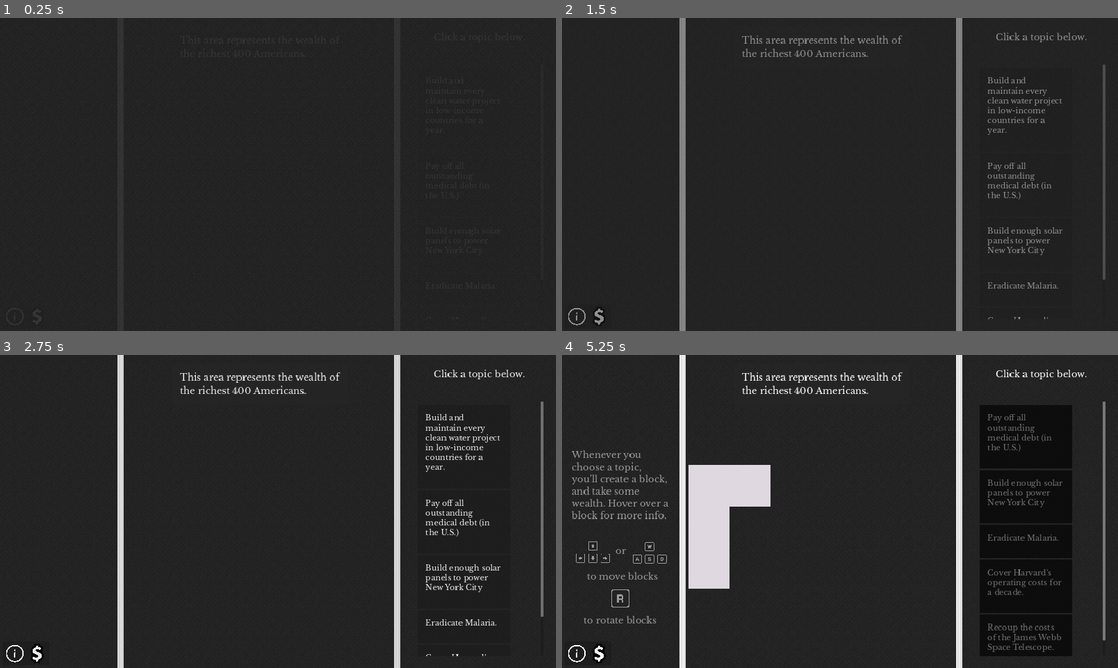
Above: before the commit, frames 1-4 (two rows, left to right).
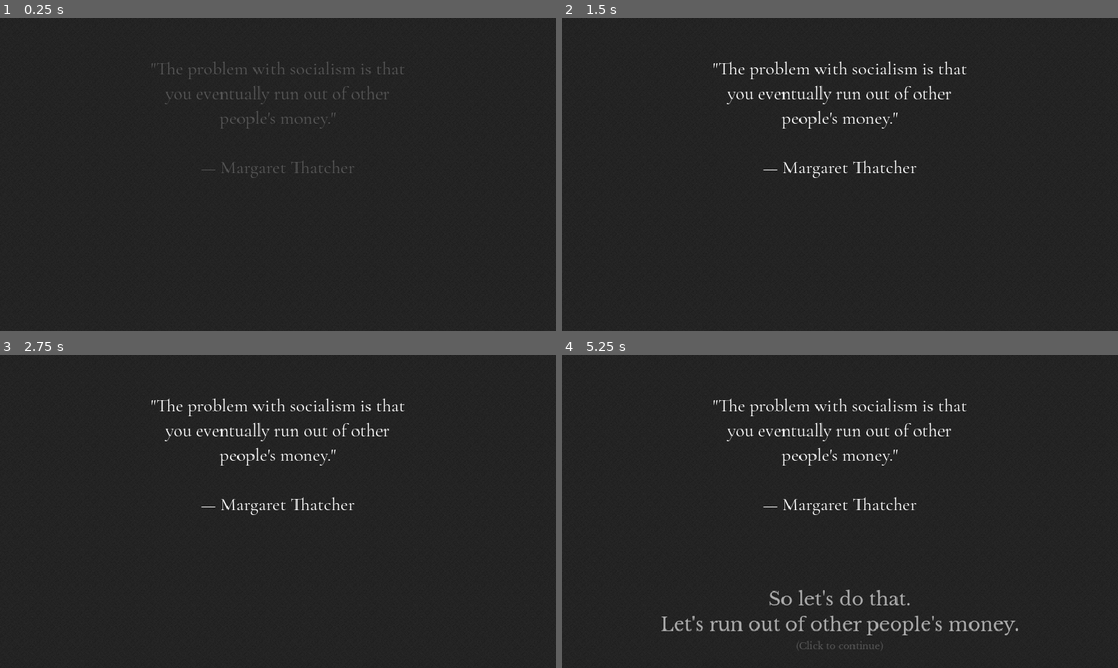
Above: after the commit, the same moments.

Repository: kksgandhi/other-peoples-money
Game: Godot game, scene res://scenes/game.tscn
The game is run twice, just before and just after one commit, with the same random seed, the same clock (stepped at 60 frames per second) and the same inputs.
Inputs (mouse positions are in pixels of both pictures, inside the frame that each line leads up to):
- Up to frame 1 (0.25 s): no input
- Up to frame 2 (1.5 s): tap A at 0.5, 1.25 s; move the mouse to (962, 158) at 0.52 s; hold Right (right) 0.53-1.28 s; tap S (rotate) at 0.6, 1.35 s; click (962, 158) at 0.67 s; move the mouse to (728, 190) at 1.27 s; hold Left (left) from 1.28 s (still down)
- Up to frame 3 (2.75 s): tap A at 2 s; move the mouse to (333, 442) at 2.02 s; release Left (left) at 2.03 s; hold Right (right) from 2.03 s (still down); tap S (rotate) at 2.1 s
- Up to frame 4 (5.25 s): tap A at 2.75, 4.25, 5 s; move the mouse to (812, 574) at 2.77 s; tap S (rotate) at 2.85, 4.35, 5.1 s; click (812, 574) at 2.92 s; release Right (right) at 3.5 s; click (1023, 445) at 3.52 s; move the mouse to (1006, 558) at 4.27 s; hold Left (left) from 4.28 s (still down); move the mouse to (673, 464) at 5.02 s

The runs differ from the first frame. In frame 1, 0.8% of the frame differs, in the area x 27-73%, y 14-52%; in frame 2, 5.6%; in frame 3, 5.9%; in frame 4, 14%, in the area x 1-98%, y 0-100%.

Commit message:
do not hide sidebar text

Diff:
--- a/game/scenes/globals.gd
+++ b/game/scenes/globals.gd
@@ -6,7 +6,7 @@
 
 var hide_cost := true
 
-var hide_reflection_text := true
+var hide_reflection_text := false
 
 func get_tetromino_scale(cost: float) -> float:
   return sqrt(float(cost) / dollars_per_pixel / 4.0)
